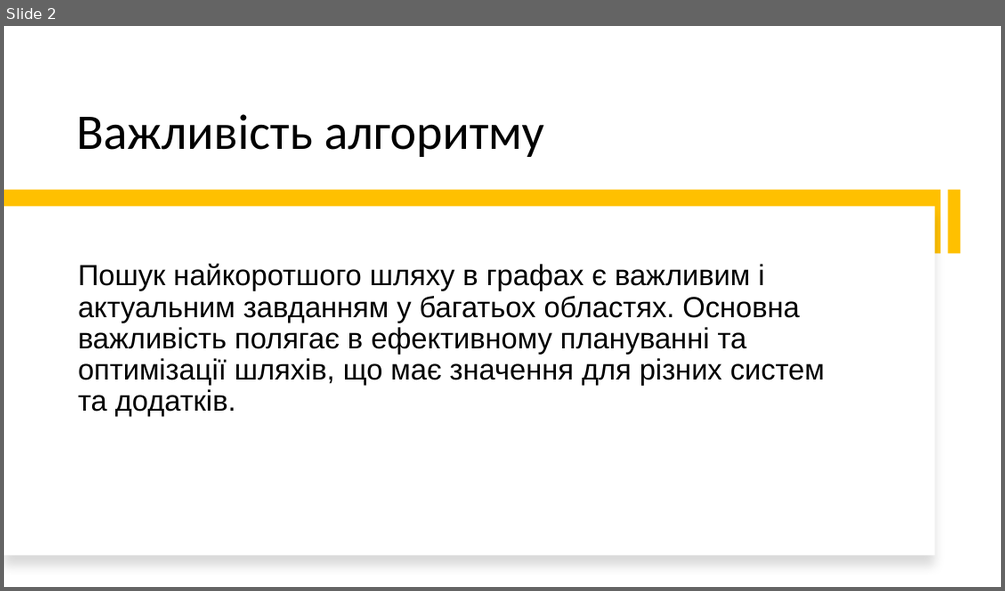
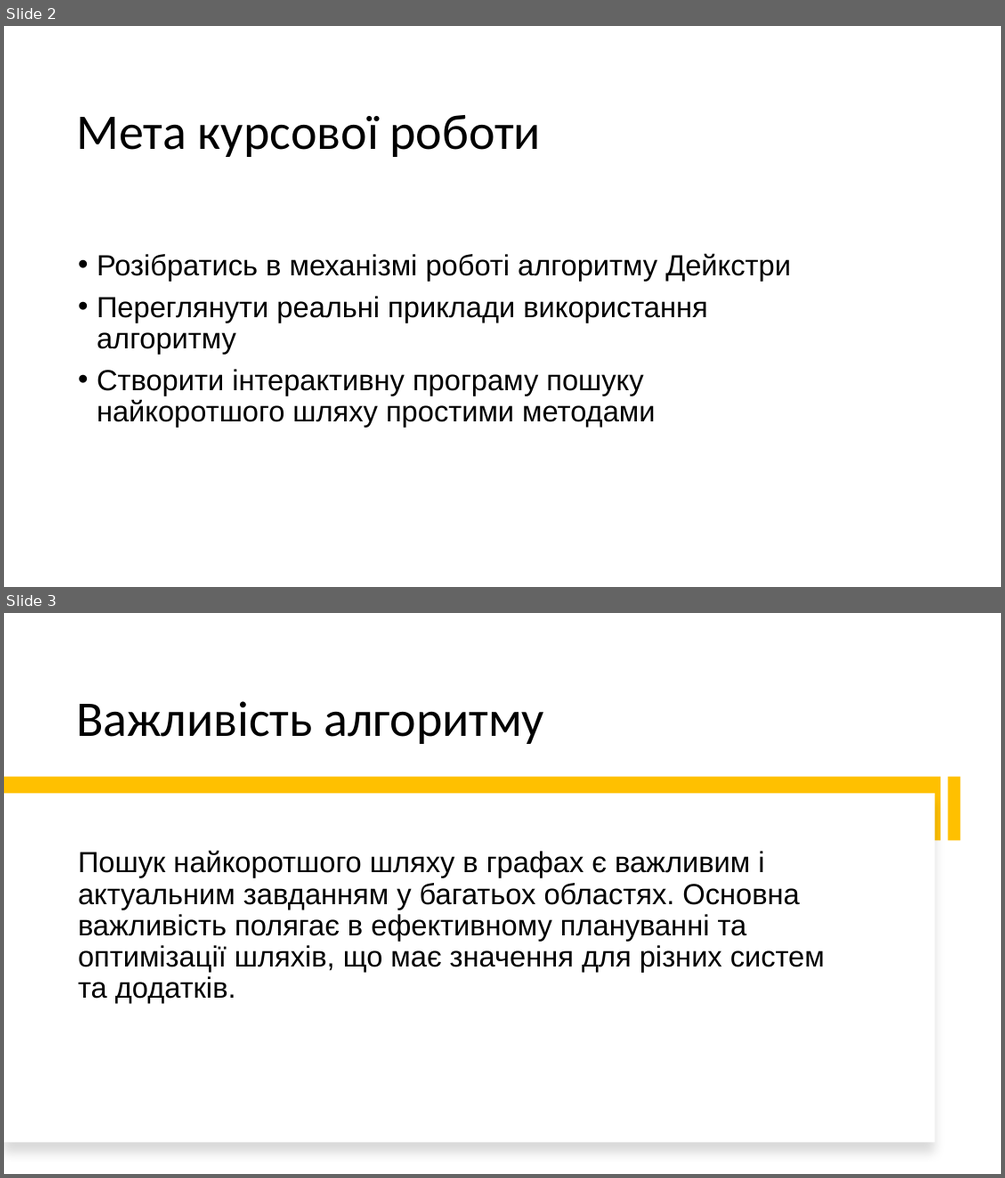
Before and after one commit to XonisNick/DijkstraAlgorythm, a slide deck: presentation.pptx. Shown one above the other, each under a label of ours: slide 2 before the commit, slides 2 and 3 after it. The pictures are 1005x591 and 1005x1178 pixels, drawn with LibreOffice and Linux fonts; fonts in the diff are those of the drawing. Boxes give left, top, right and bottom in pixels: in the first picture for what was removed or moved away, otherwise in the second. Text is boxed around its words. In the diff, an @@ line names an element or a change of style, - is before the commit and + after.

```diff
--- a/presentation.pptx
+++ b/presentation.pptx
@@ slide 2 added at box(4, 26, 1001, 587), background #FFFFFF @@
@@ title added at box(76, 115, 541, 157), 48 pt, text #000000 @@
+Мета курсової роботи
@@ text added at box(97, 253, 791, 426), 28 pt, text #000000 @@
+• Розібратись в механізмі роботі алгоритму Дейкстри
+• Переглянути реальні приклади використання алгоритму
+• Створити інтерактивну програму пошуку найкоротшого шляху простими методами
@@ what was slide 2 is now slide 3 @@
```
Also in this commit, not shown: 2 slides changed, 1 slide removed, 1 other file.
